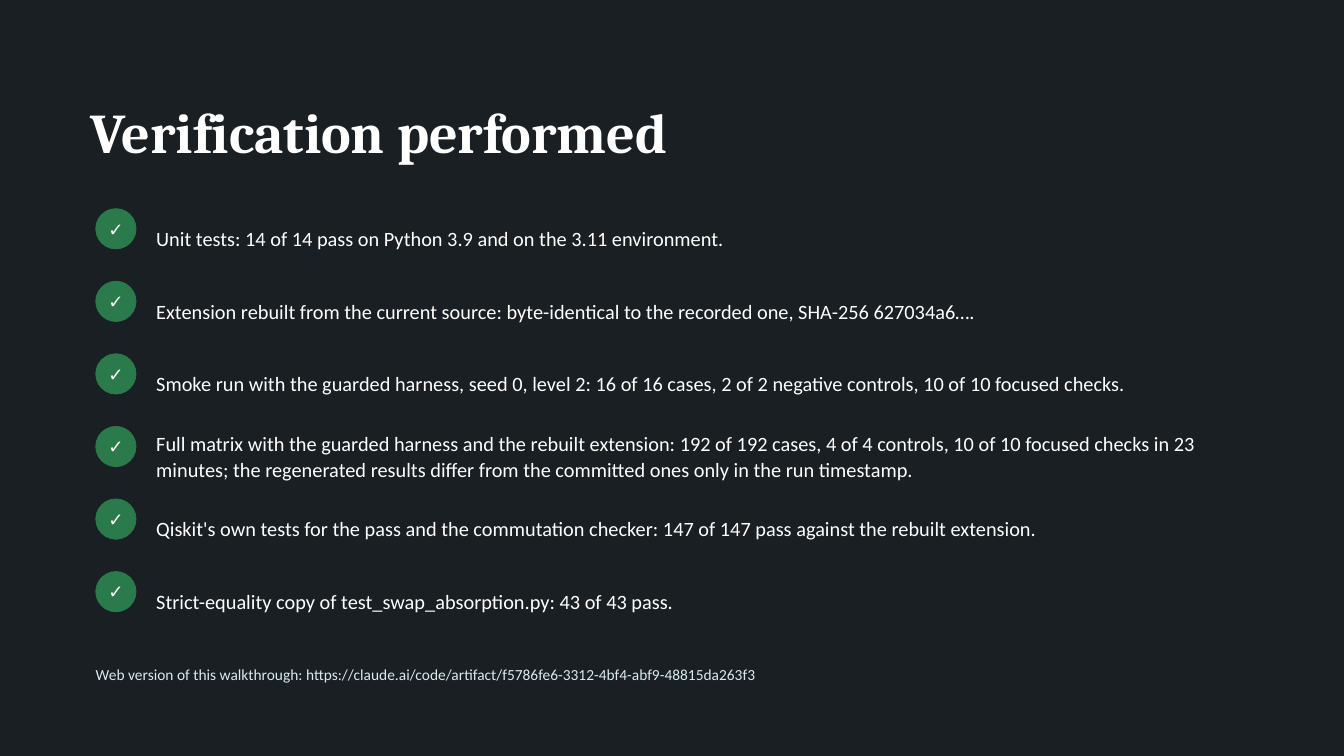
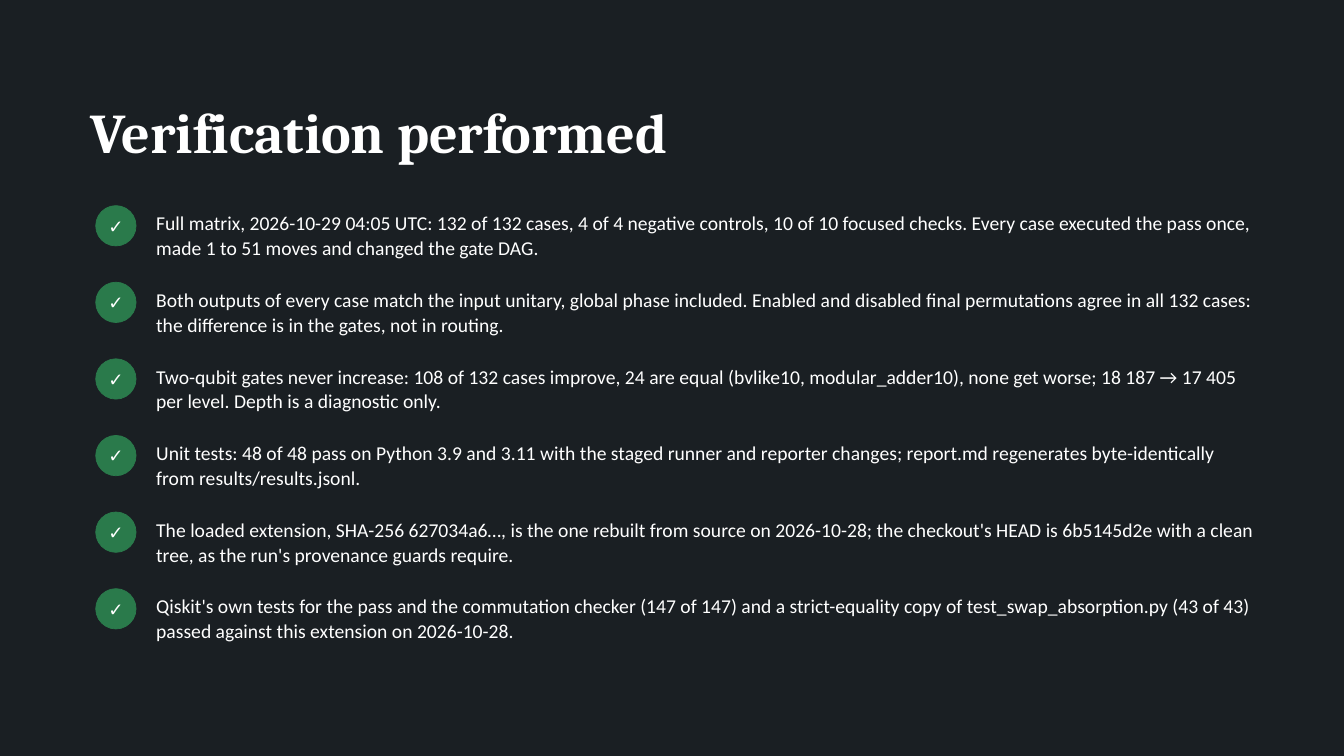
Before and after one commit to AI-native-Systems-Research/qiskit-swap-asbsorption-validation, a slide deck: slide 20 of swap_absorption_validation.pptx (slide 18 before the commit). Drawn at 1344x756 pixels with LibreOffice and Linux fonts; fonts in the diff are those of the drawing. Boxes give left, top, right and bottom in pixels: in the first picture for what was removed or moved away, otherwise in the second. Text is boxed around its words. In the diff, an @@ line names an element or a change of style, - is before the commit and + after.

Commit message:
Fixes in the report

```diff
--- a/swap_absorption_validation.pptx
+++ b/swap_absorption_validation.pptx
@@ text at bbox=[156, 216, 1250, 259]: text changed; size 14.5 to 14 pt @@
-Unit tests: 14 of 14 pass on Python 3.9 and on the 3.11 environment.
+Full matrix, 2026-10-29 04:05 UTC: 132 of 132 cases, 4 of 4 negative controls, 10 of 10 focused checks. Every case executed the pass once, made 1 to 51 moves and changed the gate DAG.
@@ text at bbox=[156, 293, 1251, 336]: text changed; size 14.5 to 14 pt @@
-Extension rebuilt from the current source: byte-identical to the recorded one, SHA-256 627034a6….
+Both outputs of every case match the input unitary, global phase included. Enabled and disabled final permutations agree in all 132 cases: the difference is in the gates, not in routing.
@@ ellipse: place and size @@
-ellipse at bbox=[96, 354, 136, 394]
+ellipse at bbox=[96, 359, 136, 399]
@@ text "✓": place and size @@
-text "✓" at bbox=[96, 354, 136, 394]
+text "✓" at bbox=[96, 359, 136, 399]
@@ text at bbox=[156, 370, 1236, 412]: text changed; size 14.5 to 14 pt @@
-Smoke run with the guarded harness, seed 0, level 2: 16 of 16 cases, 2 of 2 negative controls, 10 of 10 focused checks.
+Two-qubit gates never increase: 108 of 132 cases improve, 24 are equal (bvlike10, modular_adder10), none get worse; 18 187 → 17 405 per level. Depth is a diagnostic only.
@@ ellipse: place and size @@
-ellipse at bbox=[96, 426, 136, 467]
+ellipse at bbox=[96, 436, 136, 476]
@@ text "✓": place and size @@
-text "✓" at bbox=[96, 426, 136, 467]
+text "✓" at bbox=[96, 436, 136, 476]
@@ text at bbox=[156, 446, 1214, 489]: text changed; size 14.5 to 14 pt @@
-Full matrix with the guarded harness and the rebuilt extension: 192 of 192 cases, 4 of 4 controls, 10 of 10 focused checks in 23 minutes; the regenerated results differ from the committed ones only in the run timestamp.
+Unit tests: 48 of 48 pass on Python 3.9 and 3.11 with the staged runner and reporter changes; report.md regenerates byte-identically from results/results.jsonl.
@@ text at bbox=[156, 523, 1252, 566]: text changed; size 14.5 to 14 pt @@
-Qiskit's own tests for the pass and the commutation checker: 147 of 147 pass against the rebuilt extension.
+The loaded extension, SHA-256 627034a6…, is the one rebuilt from source on 2026-10-28; the checkout's HEAD is 6b5145d2e with a clean tree, as the run's provenance guards require.
@@ 2 ellipses, 2 texts: place and size @@
-2 ellipses, 2 texts at bbox=[96, 499, 136, 612]
+2 ellipses, 2 texts at bbox=[96, 512, 136, 629]
@@ text at bbox=[156, 599, 1249, 642]: text changed; size 14.5 to 14 pt @@
-Strict-equality copy of test_swap_absorption.py: 43 of 43 pass.
+Qiskit's own tests for the pass and the commutation checker (147 of 147) and a strict-equality copy of test_swap_absorption.py (43 of 43) passed against this extension on 2026-10-28.
@@ text removed at bbox=[96, 669, 755, 683] @@
-Web version of this walkthrough: https://claude.ai/code/artifact/f5786fe6-3312-4bf4-abf9-48815da263f3
```
Also in this commit, not shown: 16 other slides changed, 3 slides added, 1 slide removed, 5 other files.
